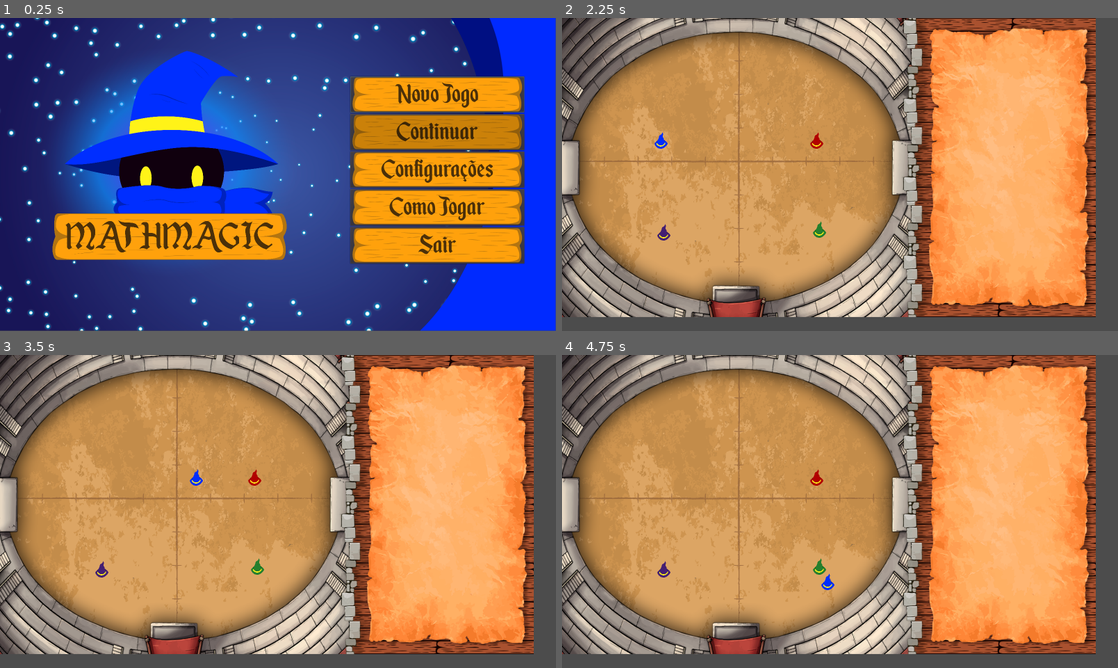
Above: before the commit, frames 1-4 (two rows, left to right).
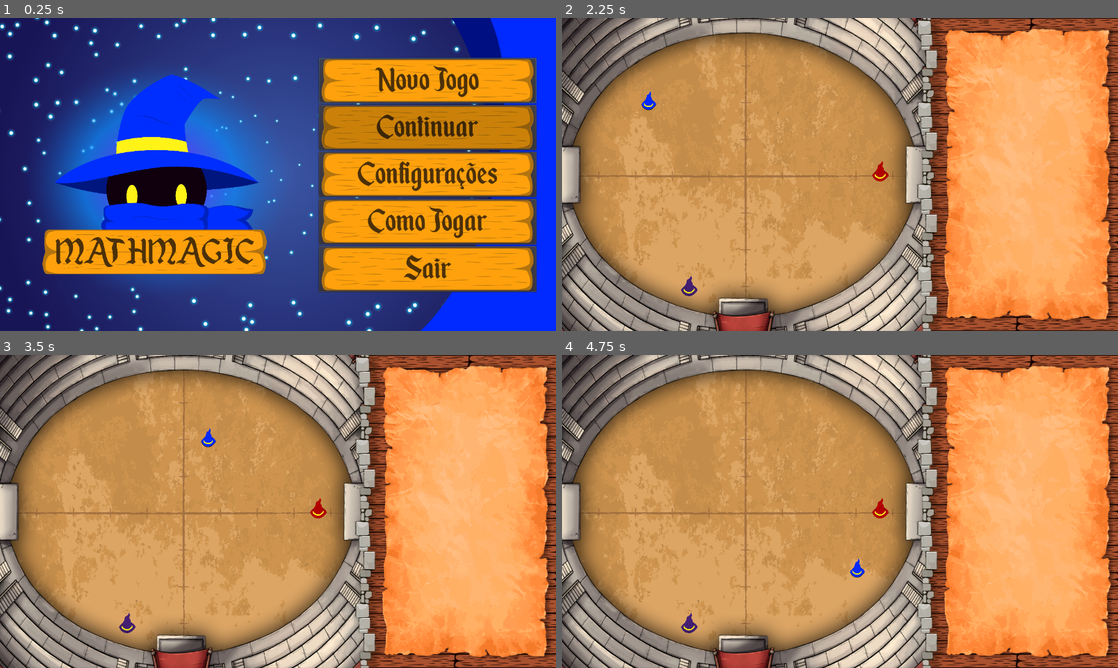
Above: after the commit, the same moments.

Repository: laraesquivel/math_magic
Game: Godot game, scene res://Menu.tscn
The game is run twice, just before and just after one commit, with the same random seed, the same clock (stepped at 60 frames per second) and the same inputs.
Inputs (mouse positions are in pixels of both pictures, inside the frame that each line leads up to; where the layout moved, square brackets give the same spot in the first picture):
- Up to frame 1 (0.25 s): no input
- Up to frame 2 (2.25 s): click (990, 221) [1001, 205] at 0.5 s; click (990, 221) [1001, 205] at 1.25 s; click (990, 80) [1001, 93] at 2 s
- Up to frame 3 (3.5 s): tap Enter at 2.75 s; hold D (ui_right) from 2.78 s (still down)
- Up to frame 4 (4.75 s): release D (ui_right) at 3.53 s; hold S (ui_down) 3.53-4.28 s; hold D (ui_right) from 4.28 s (still down)

The runs differ from the first frame. In frame 1, 38% of the frame differs, in the area x 0-100%, y 0-100%; in frame 2, 42%; in frame 3, 42%; in frame 4, 42%.

Commit message:
Mudanças de tamanho de tela incompleta

Diff:
--- a/Cenas/Fase1.tscn
+++ b/Cenas/Fase1.tscn
@@ -10,8 +10,8 @@
 [ext_resource path="res://scripts/Fase1/AzulK.gd" type="Script" id=8]
 [ext_resource path="res://scripts/Fase1/Fase1.gd" type="Script" id=9]
 
-[sub_resource type="RectangleShape2D" id=1]
-extents = Vector2( 21.75, 16.3125 )
+[sub_resource type="CircleShape2D" id=1]
+radius = 15.0
 
 [node name="Control" type="Control"]
 anchor_right = 1.0
@@ -20,16 +20,10 @@
 [node name="Fase1" type="Node2D" parent="."]
 script = ExtResource( 9 )
 
-[node name="Fundo" type="Sprite" parent="Fase1"]
-position = Vector2( 1648, 368 )
-scale = Vector2( 0.232256, 0.231232 )
+[node name="fundo" type="Sprite" parent="Fase1"]
+position = Vector2( 423, 364 )
+scale = Vector2( 0.203, 0.203 )
 texture = ExtResource( 1 )
-offset = Vector2( -4903.25, 191.882 )
-
-[node name="Parede" type="Sprite" parent="Fase1"]
-position = Vector2( 768, 429.75 )
-scale = Vector2( 0.96, 0.956111 )
-texture = ExtResource( 2 )
 
 [node name="Vermelho" type="Sprite" parent="Fase1"]
 position = Vector2( 733, 352 )
@@ -46,15 +40,21 @@
 scale = Vector2( 0.0135673, 0.0135673 )
 texture = ExtResource( 7 )
 
+[node name="Parede" type="Sprite" parent="Fase1"]
+position = Vector2( 640, 360 )
+scale = Vector2( 0.8, 0.8 )
+texture = ExtResource( 2 )
+
 [node name="AzulK" type="KinematicBody2D" parent="Fase1"]
+position = Vector2( 200, 200 )
 script = ExtResource( 8 )
 
 [node name="Azul" type="Sprite" parent="Fase1/AzulK"]
-position = Vector2( 285, 352 )
-scale = Vector2( 0.0135673, 0.0135673 )
+scale = Vector2( 0.012, 0.012 )
 texture = ExtResource( 5 )
+offset = Vector2( 0, -800 )
 script = ExtResource( 3 )
 
 [node name="CollisionShape2DAzul" type="CollisionShape2D" parent="Fase1/AzulK"]
-position = Vector2( 289.25, 357.313 )
+position = Vector2( 0, -2 )
 shape = SubResource( 1 )
--- a/Menu.tscn
+++ b/Menu.tscn
@@ -19,24 +19,25 @@
 script = ExtResource( 12 )
 
 [node name="Fundo" type="Sprite" parent="."]
-position = Vector2( 799, 449 )
+position = Vector2( 639.889, 359.5 )
+scale = Vector2( 0.801111, 0.801111 )
 texture = ExtResource( 1 )
 
 [node name="Gliter" type="Sprite" parent="."]
-position = Vector2( 487.969, 414.422 )
-scale = Vector2( 0.25975, 0.258665 )
+position = Vector2( 366, 372 )
+scale = Vector2( 0.219195, 0.218279 )
 texture = ExtResource( 8 )
 
 [node name="ErickMath" type="Sprite" parent="."]
-position = Vector2( 487.969, 395.422 )
-scale = Vector2( 0.239114, 0.238116 )
+position = Vector2( 356, 360 )
+scale = Vector2( 0.182866, 0.182103 )
 texture = ExtResource( 6 )
 
 [node name="VBoxContainer" type="VBoxContainer" parent="."]
-margin_left = 1008.0
-margin_top = 168.0
-margin_right = 1509.0
-margin_bottom = 706.0
+margin_left = 734.0
+margin_top = 92.0
+margin_right = 1235.0
+margin_bottom = 630.0
 alignment = 1
 
 [node name="NovoJogo" type="Button" parent="VBoxContainer"]
--- a/project.godot
+++ b/project.godot
@@ -16,9 +16,8 @@
 
 [display]
 
-window/size/width=1600
-window/size/height=900
-window/size/fullscreen=true
+window/size/width=1280
+window/size/height=720
 
 [gui]
 
--- a/scripts/Fase1/AzulK.gd
+++ b/scripts/Fase1/AzulK.gd
@@ -26,7 +26,7 @@
 	if Input.is_action_pressed("ui_left"):
 		velocity.x -= 1
 	if Input.is_action_pressed("ui_down"):
-		velocity.y += 400
+		velocity.y += 1
 	if Input.is_action_pressed("ui_up"):
 		velocity.y -= 1
 	velocity = velocity.normalized() * speed
Binary file changed: assets/CombatMap/TokenMagoAzul.png
